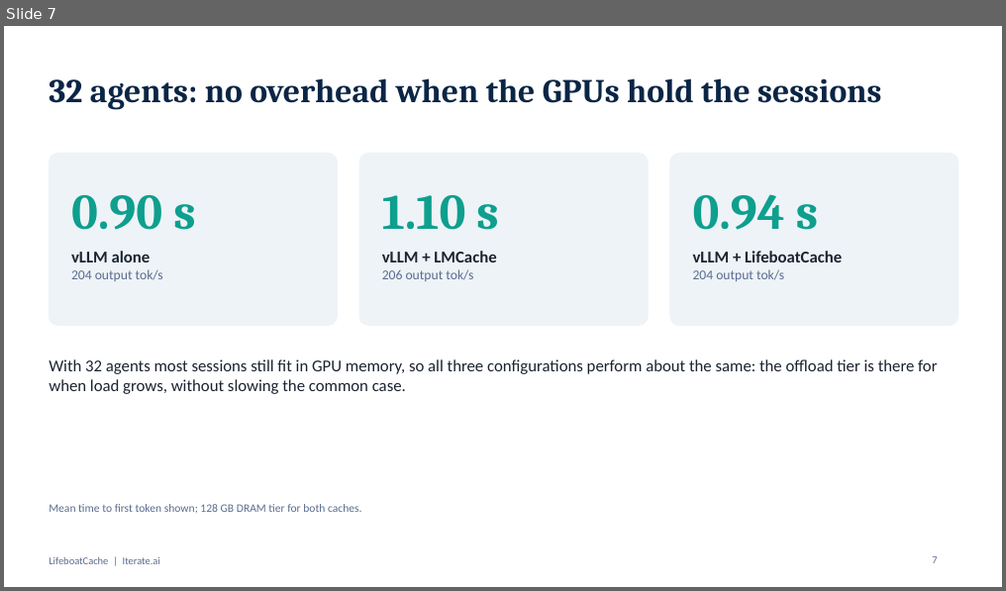
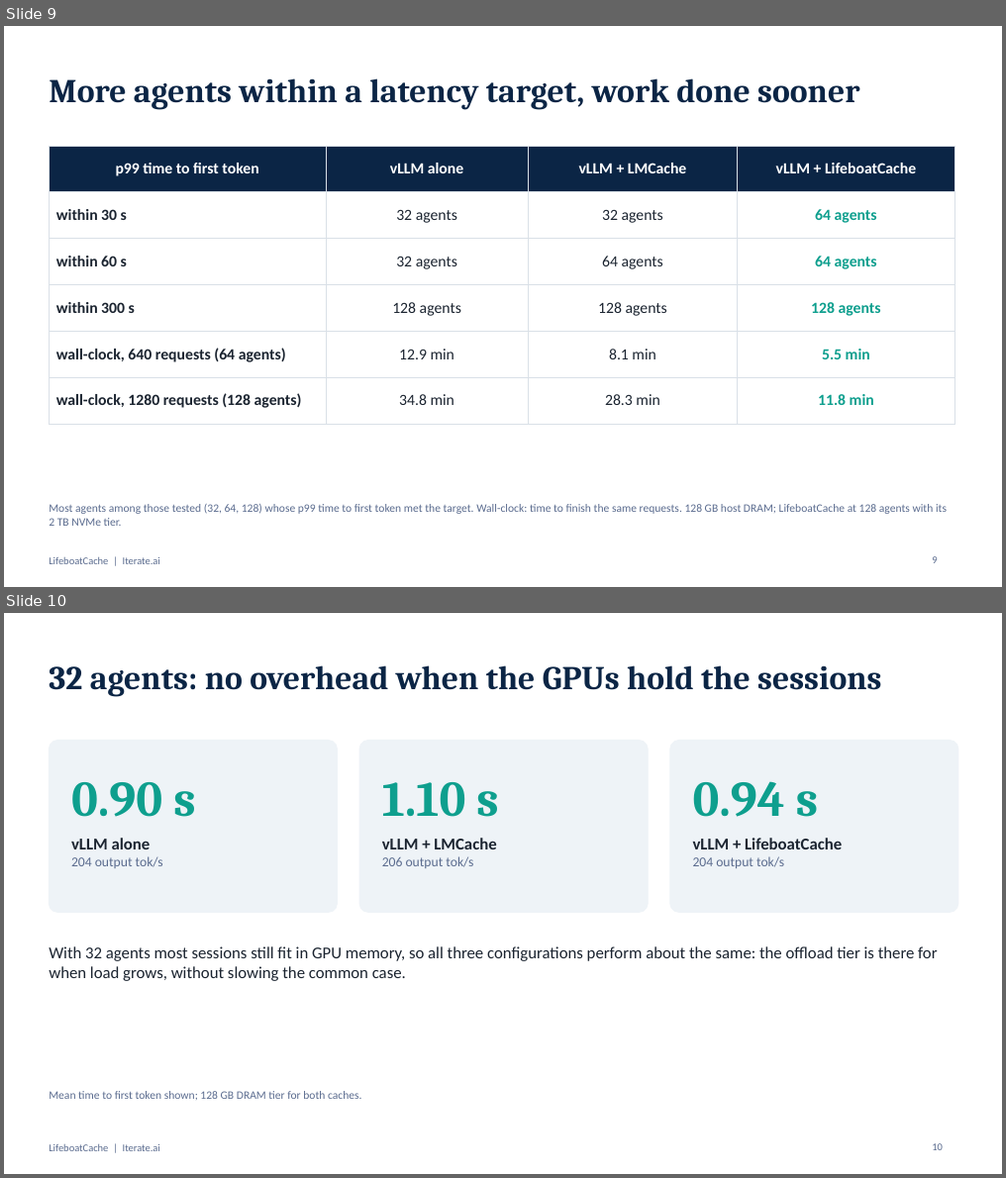
Before and after one commit to IterateAI/LifeboatCacheTest, a slide deck: reports/agentic-4x-rtxpro6000-qwen3-235b-a22b/LifeboatCache_vLLM_Agentic_4xRTXPRO6000.pptx. Shown one above the other, each under a label of ours: slide 7 before the commit, slides 9 and 10 after it. The pictures are 1006x591 and 1006x1178 pixels, drawn with LibreOffice and Linux fonts; fonts in the diff are those of the drawing. Boxes give left, top, right and bottom in pixels: in the first picture for what was removed or moved away, otherwise in the second. Text is boxed around its words. In the diff, an @@ line names an element or a change of style, - is before the commit and + after.

```diff
--- a/reports/agentic-4x-rtxpro6000-qwen3-235b-a22b/LifeboatCache_vLLM_Agentic_4xRTXPRO6000.pptx
+++ b/reports/agentic-4x-rtxpro6000-qwen3-235b-a22b/LifeboatCache_vLLM_Agentic_4xRTXPRO6000.pptx
@@ slide 9 added at <box>4,26,1002,587</box>, background #FFFFFF; not listed: 1 template element that a slide beside it also shows @@
@@ title added at <box>49,78,859,110</box>, 32 pt, text #0B2545, bold @@
+More agents within a latency target, work done sooner
@@ table added at <box>49,146,954,412</box>, 6 rows, 4 columns @@
+p99 time to first token | vLLM alone | vLLM + LMCache | vLLM + LifeboatCache
+within 30 s | 32 agents | 32 agents | 64 agents
+within 60 s | 32 agents | 64 agents | 64 agents
+within 300 s | 128 agents | 128 agents | 128 agents
+wall-clock, 640 requests (64 agents) | 12.9 min | 8.1 min | 5.5 min
+wall-clock, 1280 requests (128 agents) | 34.8 min | 28.3 min | 11.8 min
@@ text added at <box>49,504,946,526</box>, 11 pt, text #5B6C8F @@
+Most agents among those tested (32, 64, 128) whose p99 time to first token met the target. Wall-clock: time to finish the same requests. 128 GB host DRAM; LifeboatCache at 128 agents with its 2 TB NVMe tier.
@@ page number added at <box>932,557,937,564</box>, 10 pt, text #5B6C8F @@
+9
@@ what was slide 7 is now slide 10 @@
@@ page number at <box>932,1144,943,1151</box>: text changed @@
-7
+10
```
Also in this commit, not shown: 2 other slides added, 1 other file.
